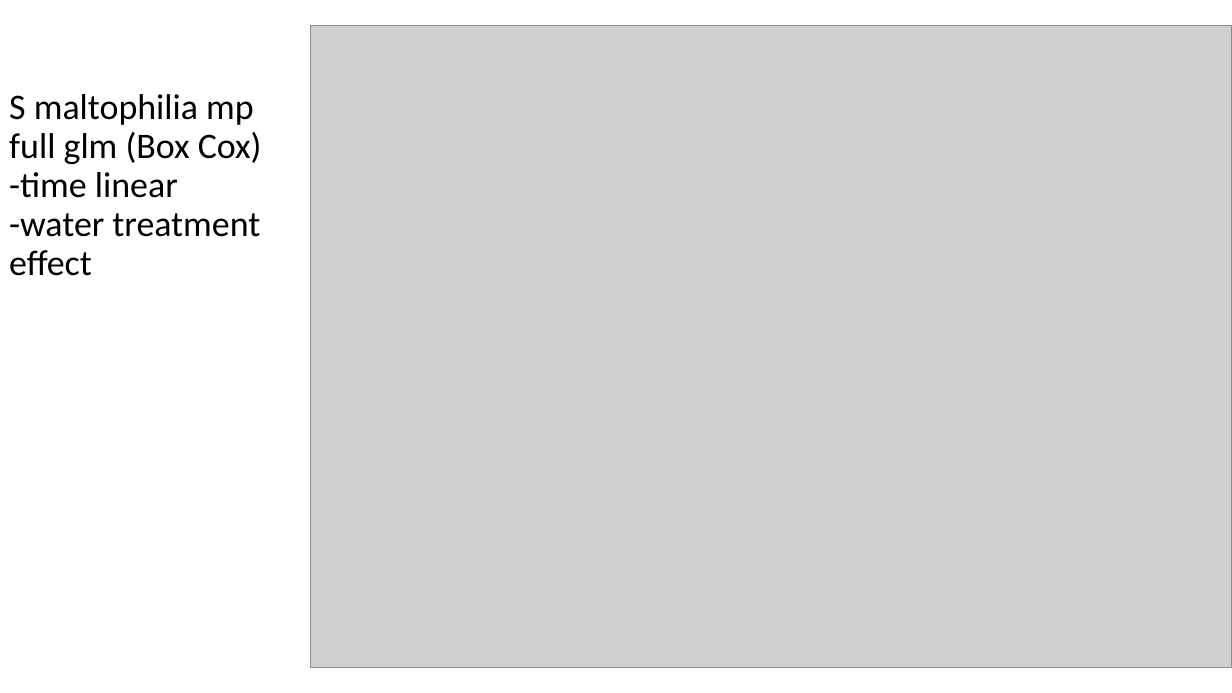
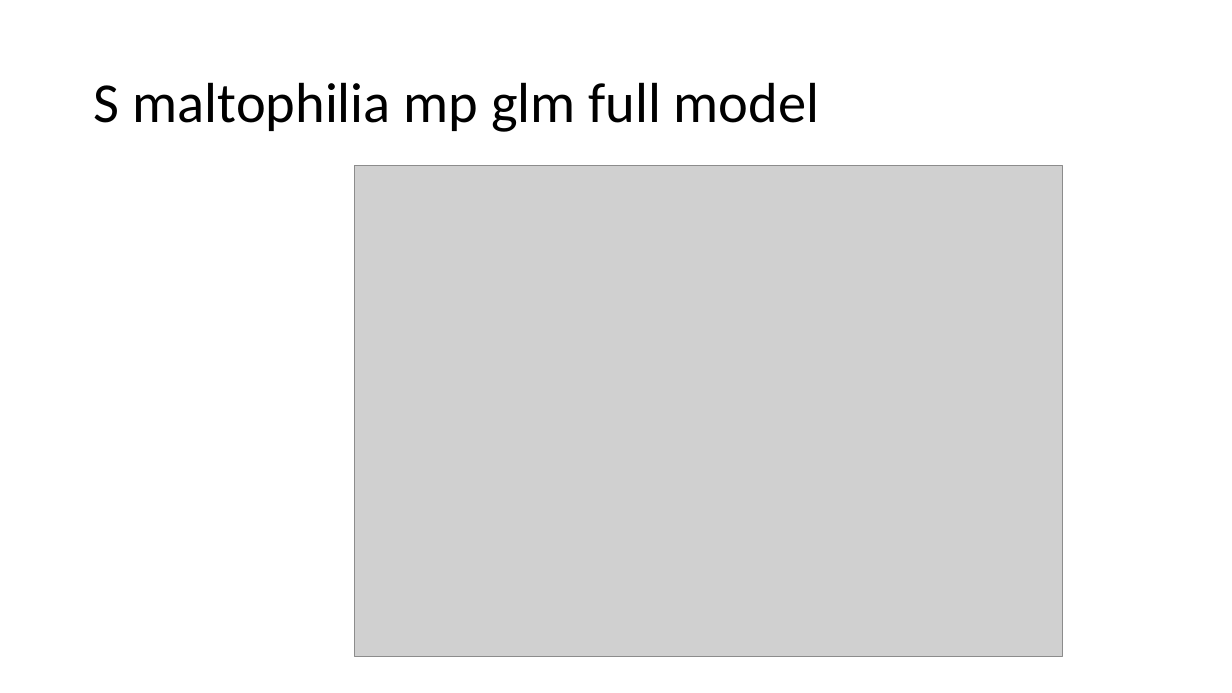
Before and after one commit to microbial-genomics/eytcheson_microplastics, a slide deck: slide 5 of pptx/glm_microplastics_water_v3.pptx (slide 4 before the commit). Drawn at 1232x693 pixels with LibreOffice and Linux fonts; fonts in the diff are those of the drawing; grey boxes stand for pictures. Boxes give left, top, right and bottom in pixels: in the first picture for what was removed or moved away, otherwise in the second. Text is boxed around its words. In the diff, an @@ line names an element or a change of style, - is before the commit and + after.

```diff
--- a/pptx/glm_microplastics_water_v3.pptx
+++ b/pptx/glm_microplastics_water_v3.pptx
@@ title added at [94, 82, 819, 132], 44 pt, text #000000 @@
+S maltophilia mp glm full model
@@ title removed at [9, 94, 262, 276] @@
-S maltophilia mp full glm (Box Cox)
--time linear
--water treatment effect
@@ picture: place and size @@
-picture at [311, 25, 1232, 668]
+picture at [355, 165, 1062, 656]
```
Also in this commit, not shown: 13 other slides changed, 5 slides added, 4 slides removed, 8 other files.
